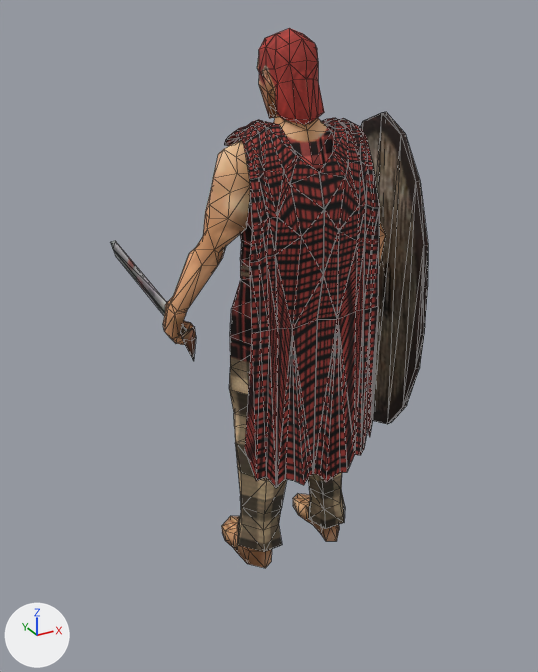
A saved change to the glTF model assets/models/units/ptol_swordsman.glb.
Camera for both pictures: a 50 mm camera at (-1.22, -2.35, 1.85) aimed at (0.08, 0.0, 0.68). Every picture has the same lights, and +X, +Y and +Z are marked at lower left. The picture after the commit comes second. Mesh edges are drawn as thin lines. Where no turn or scale is listed for an object, it has been applied to the vertices. Vertices at exactly the same position are counted once.

Names of what the first picture shows: 'ptol_swordsman_part0', 'ptol_swordsman_part1', 'ptol_swordsman_part2', 'ptol_swordsman_part3', 'ptol_swordsman_part4'.
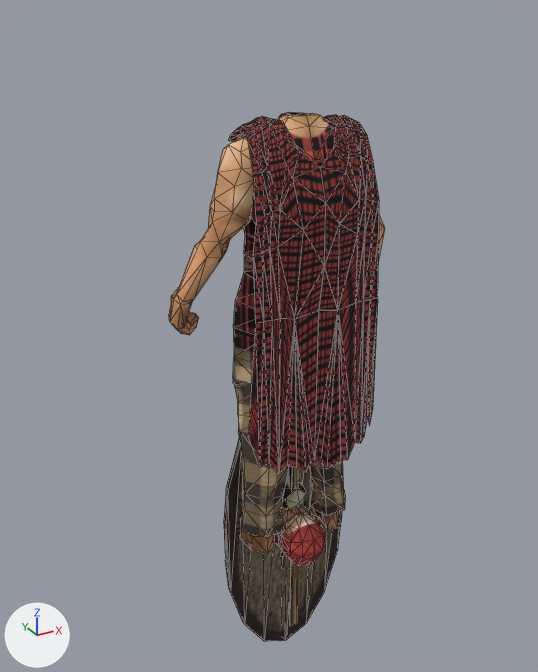
Not visible in the pictures: 'tool_GatherTree'.

The edits, one by one:
me_ptol_swordsman_part0 is used by ob_ptol_swordsman_part0; location (-0.045, -0.345, 0.0).
me_ptol_swordsman_part0 had 435 vertices, 860 faces and spanned x -0.41..0.41, y -0.15..0.17, z 0.0..1.62.
me_ptol_swordsman_part0 now has 435 vertices, 860 faces and spans x -0.41..0.41, y -0.15..0.17, z 0.0..1.56.
me_ptol_swordsman_part0 part 1: 23 of 435 vertices moved; they spanned x -0.06..0.06, y -0.07..0.03, z 1.56..1.62 and now span x -0.06..0.06, y -0.06..0.02, z 0.0..1.56; mean shift (0.0, -0.01, -0.78); largest move (0.0, -0.01, 1.62) -> (0.0, -0.03, 0.0).
me_ptol_swordsman_part1 is used by ob_ptol_swordsman_part1; location (-0.045, -0.345, 0.0).
me_ptol_swordsman_part1 had 90 vertices, 166 faces and spanned x -0.08..0.08, y -0.121..0.128, z 1.538..1.8.
me_ptol_swordsman_part1 now has 90 vertices, 166 faces and spans x -0.08..0.08, y -0.21..0.063, z -0.104..0.134.
me_ptol_swordsman_part1 part 2: the whole mesh is turned 98.2 degrees about the x axis through its middle, then moved by (0.0, -0.084, -1.665).
me_ptol_swordsman_part3 is used by ob_ptol_swordsman_part3; location (-0.045, -0.345, 0.0).
me_ptol_swordsman_part3 had 73 vertices, 124 faces and spanned x 0.366..0.496, y -0.194..0.343, z 0.311..1.542.
me_ptol_swordsman_part3 now has 73 vertices, 124 faces and spans x -0.262..0.262, y -0.002..0.054, z -0.619..0.619.
me_ptol_swordsman_part3 part 3: the whole mesh is multiplied about its middle by the matrix ((0.002, -0.997, -0.075), (0.996, -0.005, 0.089), (-0.089, -0.075, 0.993)), then moved by (-0.431, -0.066, -0.927).
Mesh me_ptol_swordsman_part12 is new.
It has 23 vertices, 36 faces and spans x -0.063..0.063, y -0.094..0.094, z -0.222..0.216.
It uses material mat_mat2 (picture img_tex2).
Mesh me_ptol_swordsman_part9 is new.
It has 56 vertices, 104 faces and spans x -0.213..0.207, y -0.025..0.028, z -0.126..0.719.
It uses material mat_mat2 (picture img_tex2).
Mesh me_ptol_swordsman_part6 is new.
It has 17 vertices, 20 faces and spans x -0.11..0.116, y -0.136..0.152, z -0.478..0.893.
It uses material mat_mat2 (picture img_tex2).
Mesh me_ptol_swordsman_part5 is new.
It has 56 vertices, 104 faces and spans x -0.035..0.214, y -0.026..0.026, z -0.131..0.749.
It uses material mat_mat2 (picture img_tex2).
Object 'ptol_swordsman_part0' (ob_ptol_swordsman_part0) moves from (-0.045, -0.345, 0.0) to (0.001, -0.28, 0.0).
Object 'ptol_swordsman_part1' (ob_ptol_swordsman_part1) moves from (-0.045, -0.345, 0.0) to (0.001, -0.28, 0.0).
Object 'ptol_swordsman_part2' (ob_ptol_swordsman_part2) is deleted.
Object 'ptol_swordsman_part3' (ob_ptol_swordsman_part3) moves from (-0.045, -0.345, 0.0) to (0.001, -0.28, 0.0).
Object 'ptol_swordsman_part4' (ob_ptol_swordsman_part4) moves from (-0.045, -0.345, 0.0) to (0.001, -0.28, 0.0).
Object 'tool_Build_2' (ob_tool_build_2) is new; it shows me_ptol_swordsman_part12.
Its location is (0.001, -0.28, 0.0).
Object 'tool_GatherOre' (ob_tool_gatherore) is new; it shows me_ptol_swordsman_part9.
Its location is (0.001, -0.28, 0.0).
Object 'tool_GatherGrain' (ob_tool_gathergrain) is new; it shows me_ptol_swordsman_part6.
Its location is (0.001, -0.28, 0.0).
Object 'tool_GatherTree' (ob_tool_gathertree) is new; it shows me_ptol_swordsman_part5.
Its location is (0.001, -0.28, 0.0).

What differs and where, as boxes [x1, y1, x2, y2] in the pictures (538 x 672 px; the box of a moved part takes in the faces that stretch with it):
'ptol_swordsman_part4', moved: before [224, 118, 380, 488]; after [229, 115, 379, 475]
'ptol_swordsman_part3', reshaped, moved: before [360, 112, 428, 424]; after [224, 436, 343, 642]
'ptol_swordsman_part0', reshaped, moved: before [163, 112, 385, 568]; after [169, 112, 385, 554]
'ptol_swordsman_part1', moved, turned: before [257, 28, 324, 124]; after [274, 506, 325, 567]
'ptol_swordsman_part2', deleted: before [111, 241, 196, 361]
'tool_GatherGrain', added (brown): after [290, 467, 300, 626]
'tool_Build_2', added: after [282, 482, 307, 569]
'tool_GatherOre', added (mostly hidden): after [233, 381, 288, 483]
part 1 of me_ptol_swordsman_part0, moved or reshaped (mostly hidden before): before [274, 112, 319, 124]; after [278, 112, 318, 484]
